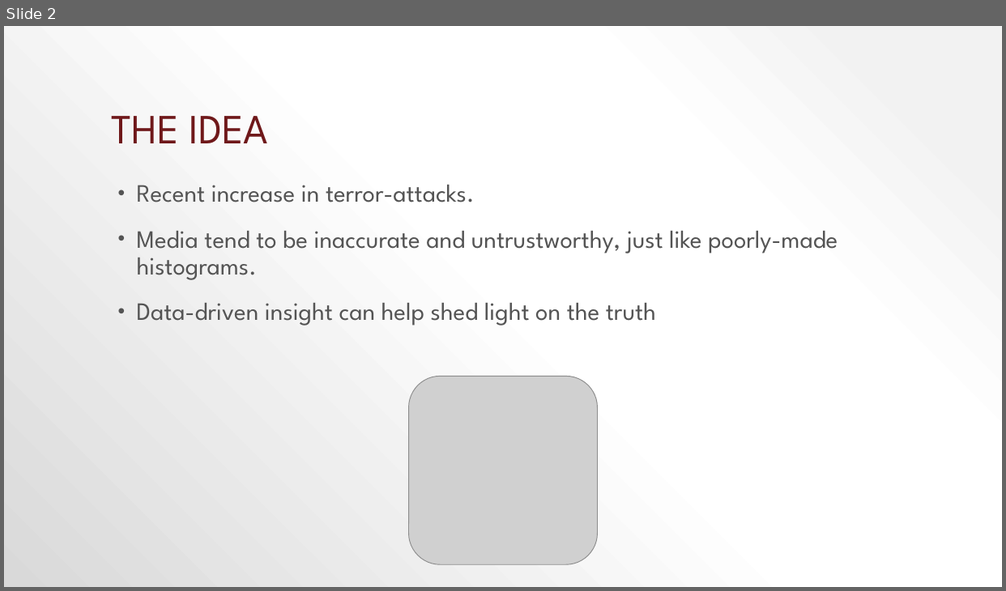
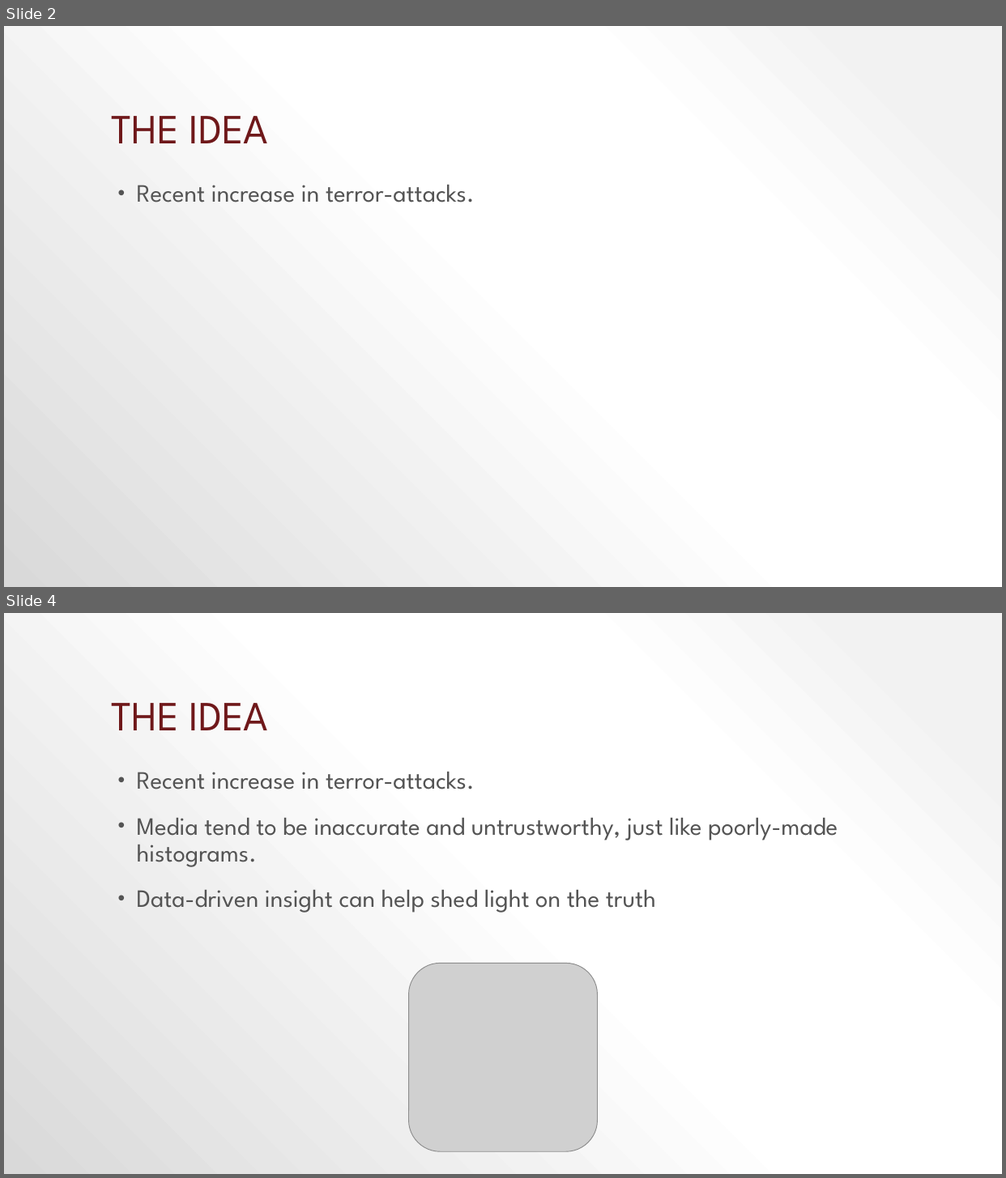
Before and after one commit to Senbyo/socialDataCourse, a slide deck: Final_Project/Terrorism in europe.pptx. Shown one above the other, each under a label of ours: slide 2 before the commit, slides 2 and 4 after it; the slides between them are not shown. The pictures are 1006x591 and 1006x1178 pixels, drawn with LibreOffice and Linux fonts; fonts in the diff are those of the drawing; grey boxes stand for pictures. Boxes give left, top, right and bottom in pixels: in the first picture for what was removed or moved away, otherwise in the second. Text is boxed around its words. In the diff, an @@ line names an element or a change of style, - is before the commit and + after.

```diff
--- a/Final_Project/Terrorism in europe.pptx
+++ b/Final_Project/Terrorism in europe.pptx
@@ slide 2 added at (4,26,1002,587), background gradient #F2F2F2 to #FFFFFF to #D9D9D9 @@
@@ title added at (111,116,268,143), 40 pt, text #6F181A @@
+THE IDEA
@@ text added at (137,185,475,203), 24 pt, text #545454 @@
+• Recent increase in terror-attacks.
@@ what was slide 2 is now slide 4 @@
```
Also in this commit, not shown: 1 slide changed, 22 other slides added, 9 slides removed, 1 other file.
